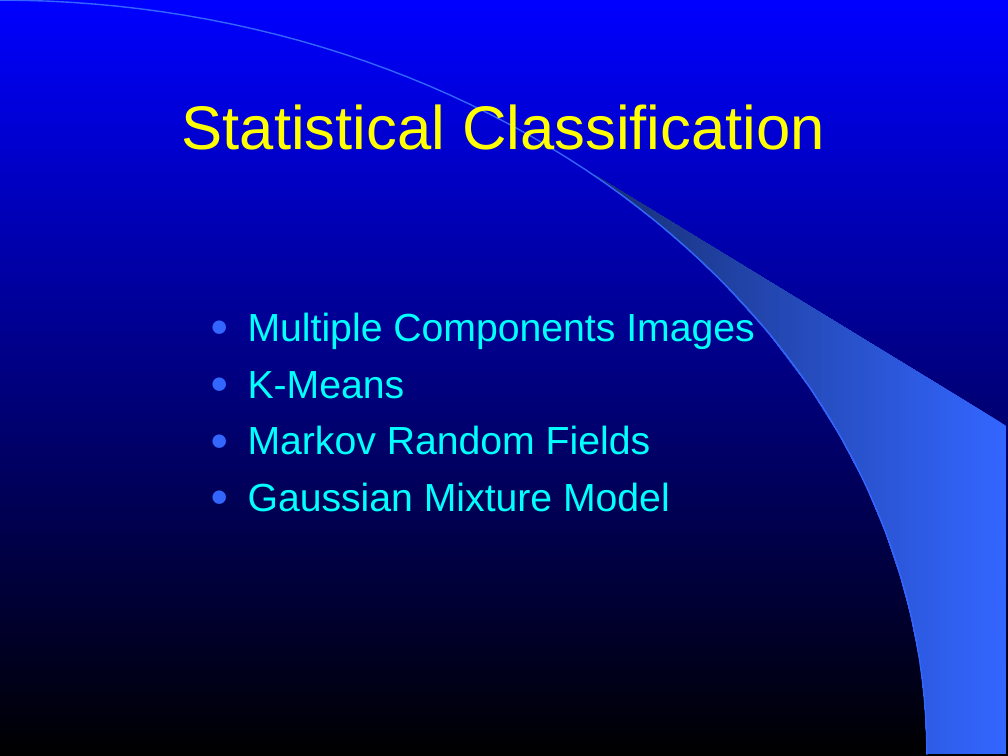
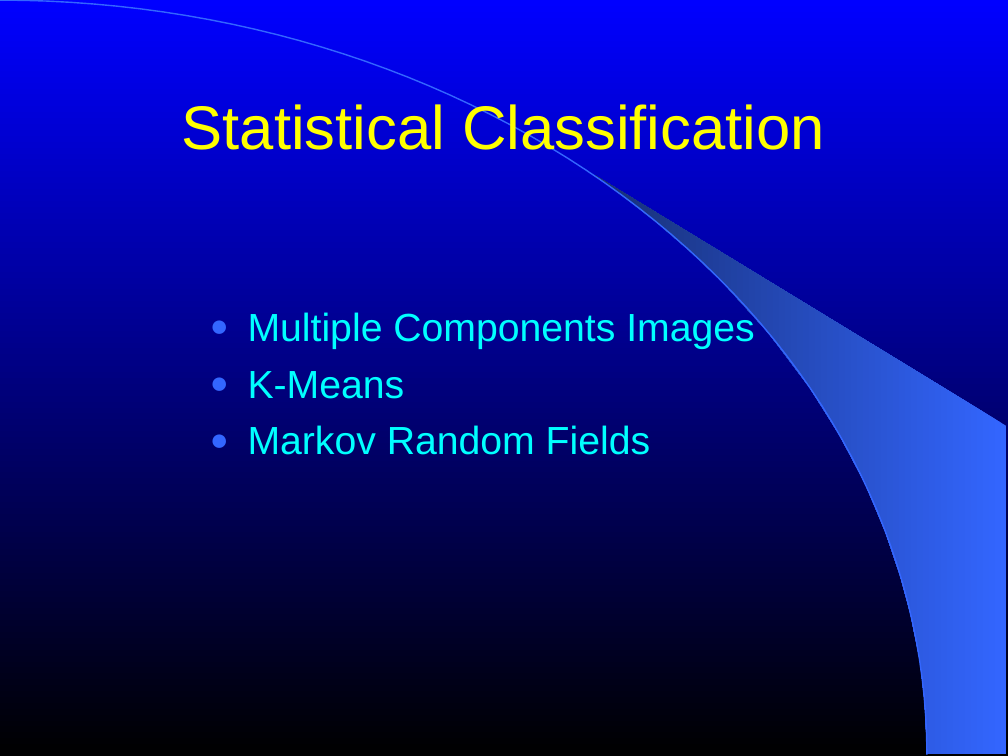
Before and after one commit to lheckemann/namic-sandbox, a slide deck: slide 2 of ITKAdvancedCourse/doc/presentations/Insight-StatisticalClassification.ppt. Drawn at 1008x756 pixels with LibreOffice and Linux fonts; fonts in the diff are those of the drawing. Boxes give left, top, right and bottom in pixels: in the first picture for what was removed or moved away, otherwise in the second. Text is boxed around its words. In the diff, an @@ line names an element or a change of style, - is before the commit and + after.

```diff
--- a/ITKAdvancedCourse/doc/presentations/Insight-StatisticalClassification.ppt
+++ b/ITKAdvancedCourse/doc/presentations/Insight-StatisticalClassification.ppt
@@ text at [248, 482, 670, 512]: paragraph removed @@
-● Gaussian Mixture Model
```
Also in this commit, not shown: 3 other slides changed, 16 slides added.
